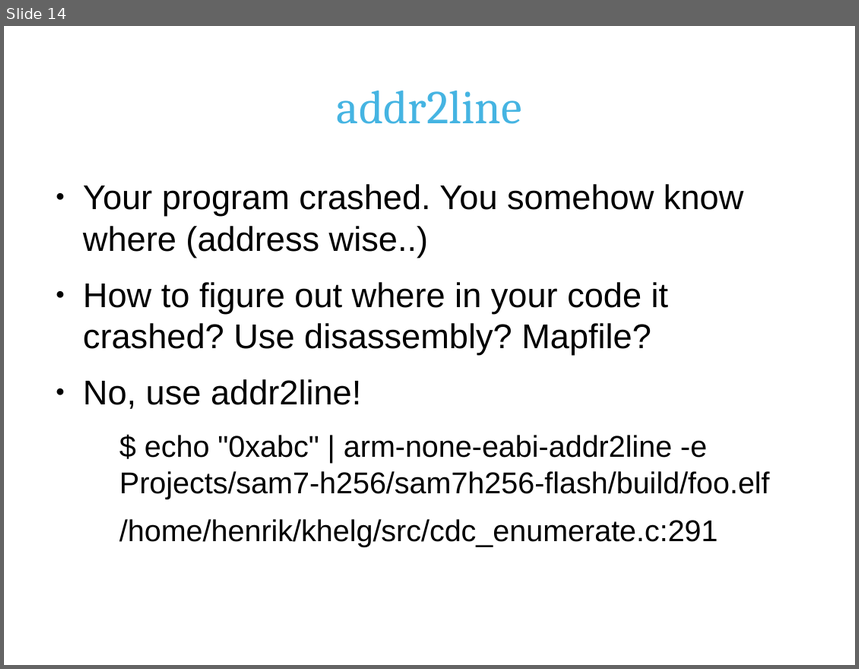
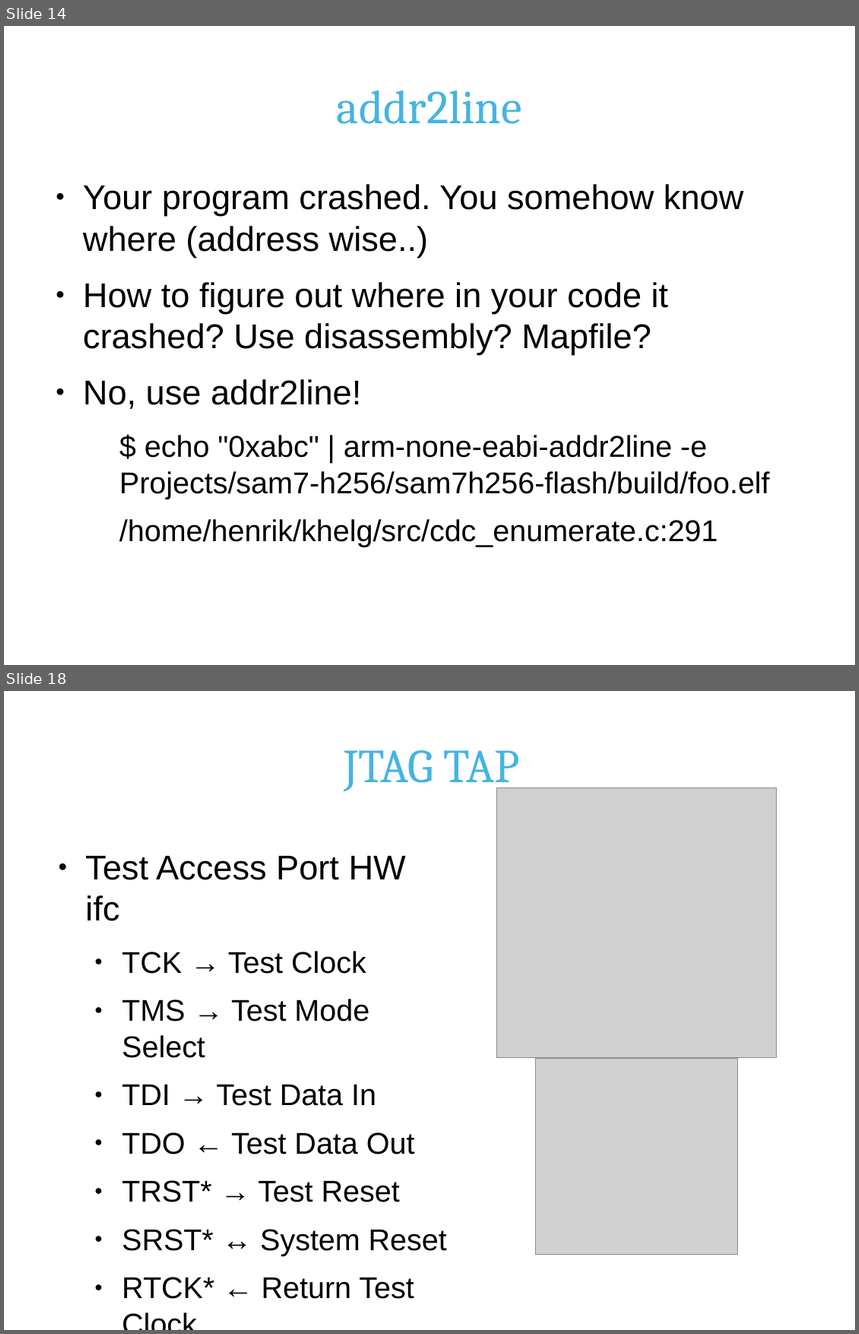
Before and after one commit to hnrkp/khelg2012-1, a slide deck: doc/pres.odp. Shown one above the other, each under a label of ours: slide 14 before the commit, slides 14 and 18 after it; the slides between them are not shown. The pictures are 859x669 and 859x1334 pixels, drawn with LibreOffice and Linux fonts; fonts in the diff are those of the drawing; grey boxes stand for pictures; background and template pictures are left out. Boxes give left, top, right and bottom in pixels: in the first picture for what was removed or moved away, otherwise in the second. Text is boxed around its words. In the diff, an @@ line names an element or a change of style, - is before the commit and + after.

Commit message:
finished the jtag stuff i gather, my mind is going...........................

```diff
--- a/doc/pres.odp
+++ b/doc/pres.odp
@@ slide 18 added at bbox=[4, 691, 855, 1330], background #FFFFFF @@
@@ title added at bbox=[344, 750, 520, 793], 44 pt, text #45B4E2 @@
+JTAG TAP
@@ picture added at bbox=[497, 788, 776, 1058] @@
@@ text added at bbox=[85, 856, 447, 1299], 28 pt, text #000000 @@
+● Test Access Port HW ifc
+  ● TCK → Test Clock
+  ● TMS → Test Mode Select
+  ● TDI → Test Data In
+  ● TDO ← Test Data Out
+  ● TRST* → Test Reset
+  ● SRST* ↔ System Reset
+  ● RTCK* ← Return Test Clock
@@ picture added at bbox=[536, 1058, 738, 1254] @@
```
Also in this commit, not shown: 3 slides changed, 13 other slides added.
